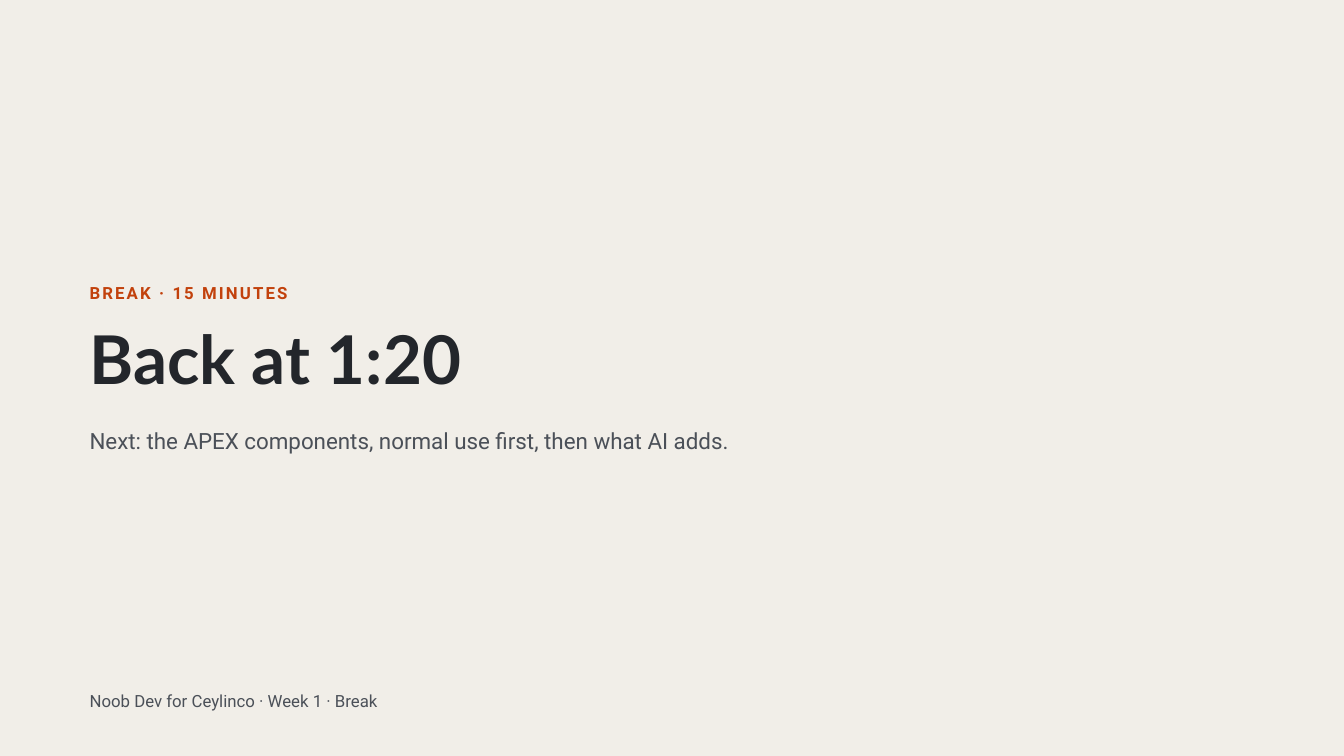
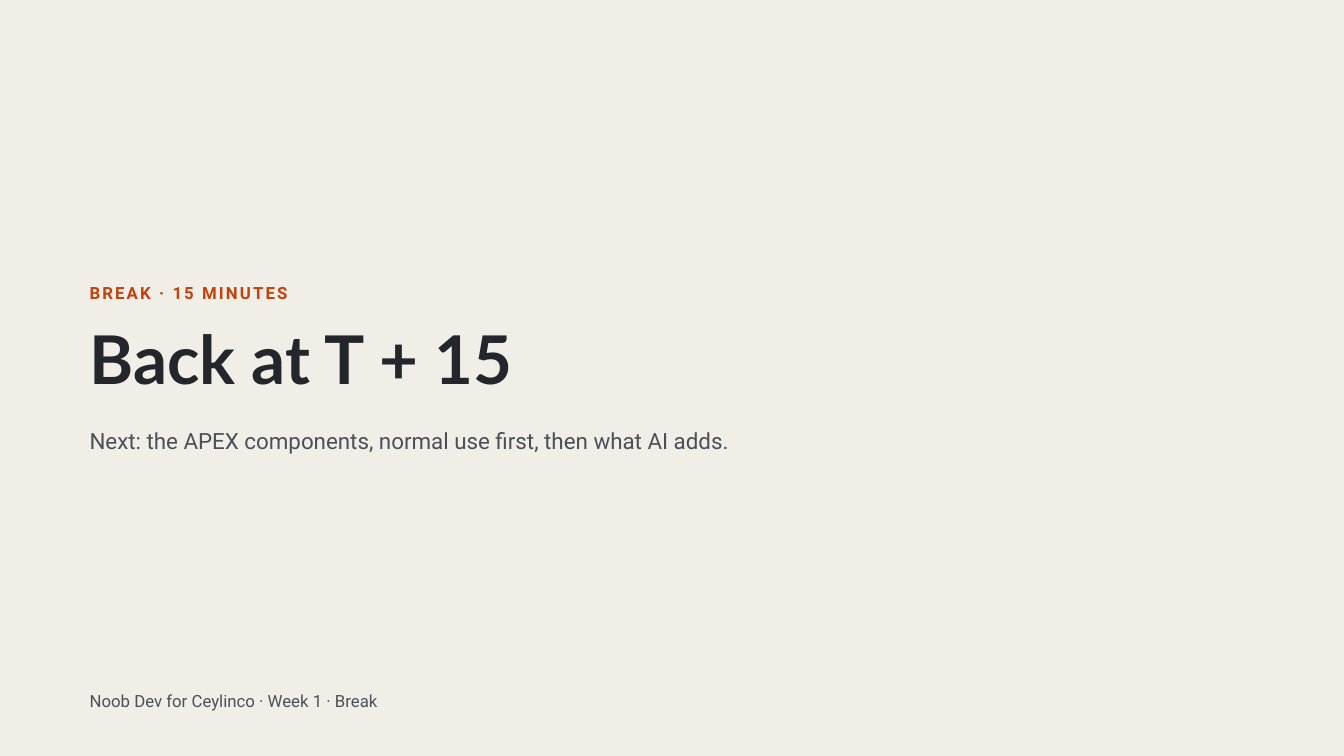
Before and after one commit to Adore96/ceylinco-ai-series, a slide deck: slide 25 of presentation/week1/week1-deck.pptx. Drawn at 1344x756 pixels with LibreOffice and Linux fonts; fonts in the diff are those of the drawing. Boxes give left, top, right and bottom in pixels: in the first picture for what was removed or moved away, otherwise in the second. Text is boxed around its words. In the diff, an @@ line names an element or a change of style, - is before the commit and + after.

Commit message:
feat: add presenter details to the Week 1 cover and use relative break times
Breaks now say 'Back at T + 15' so the slide stays right if the session starts late.

```diff
--- a/presentation/week1/week1-deck.pptx
+++ b/presentation/week1/week1-deck.pptx
@@ text at [90,334,513,385]: text changed @@
-Back at 1:20
+Back at T + 15
```
Also in this commit, not shown: 2 other slides changed, 1 other file.
